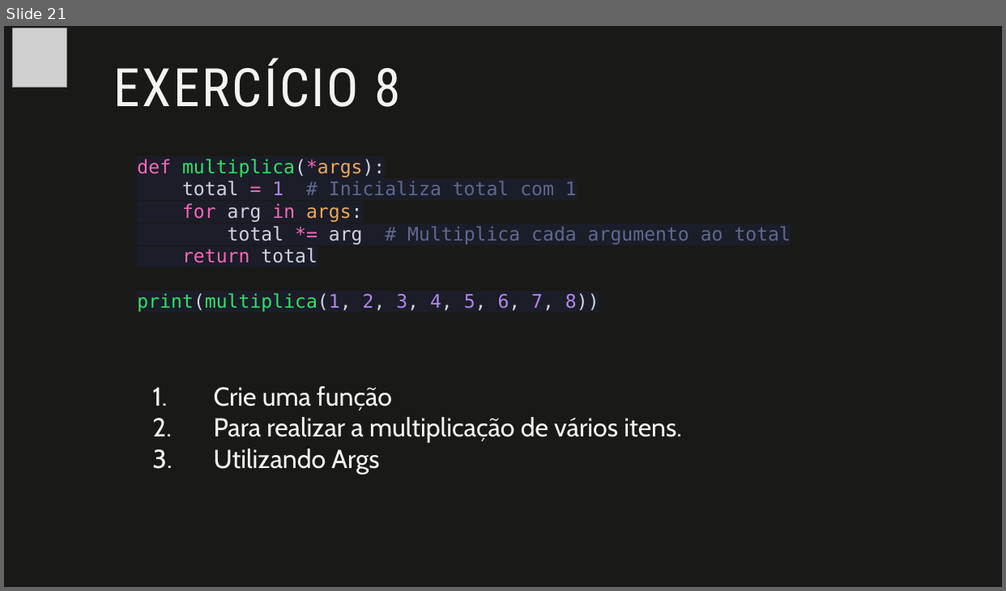
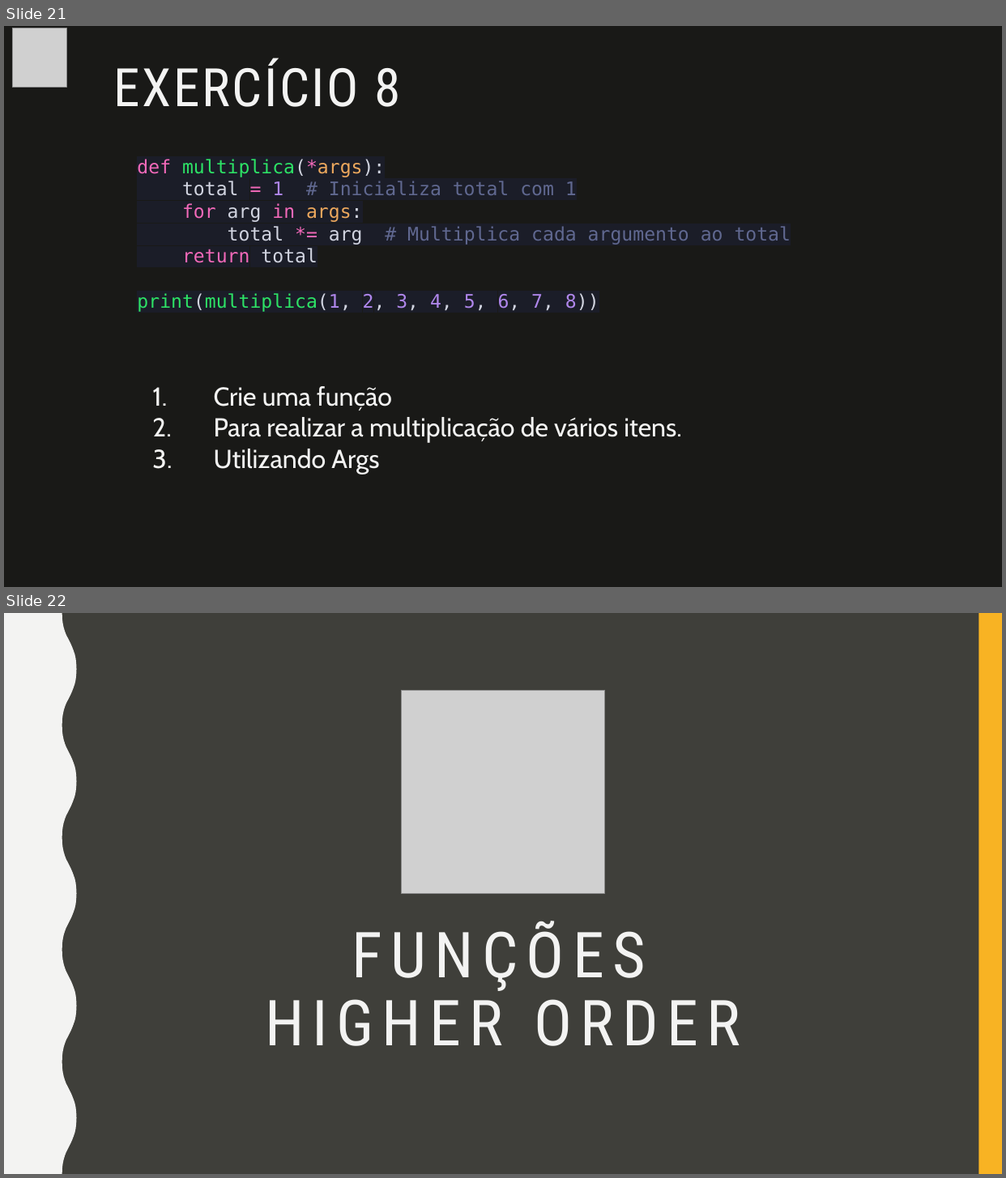
Before and after one commit to fabio-sudo/PythonCurso, a slide deck: Python_Dev/Python Intermediário/Material Python/1- Funções em Python.pptx. Shown one above the other, each under a label of ours: slide 21 before the commit, slides 21 and 22 after it. The pictures are 1006x591 and 1006x1178 pixels, drawn with LibreOffice and Linux fonts; fonts in the diff are those of the drawing; grey boxes stand for pictures. Boxes give left, top, right and bottom in pixels: in the first picture for what was removed or moved away, otherwise in the second. Text is boxed around its words. In the diff, an @@ line names an element or a change of style, - is before the commit and + after.

```diff
--- a/Python_Dev/Python Intermediário/Material Python/1- Funções em Python.pptx
+++ b/Python_Dev/Python Intermediário/Material Python/1- Funções em Python.pptx
@@ slide 22 added at (4, 613, 1002, 1174), background #3F3F3A @@
@@ rectangle added at (4, 613, 27, 1174), fill #F3F3F2 @@
@@ rectangle added at (4, 613, 1002, 1174), fill #3F3F3A @@
@@ freeform shape added at (4, 613, 77, 1174), fill #F3F3F2 @@
@@ rectangle added at (978, 613, 1002, 1174), fill #F8B323 @@
@@ picture added at (402, 690, 605, 894) @@
@@ title added at (265, 921, 740, 1046), 61 pt, text #F3F3F2 @@
+FUNÇÕES
+HIGHER ORDER
```
Also in this commit, not shown: 5 slides changed, 2 other slides added, 4 other files.
